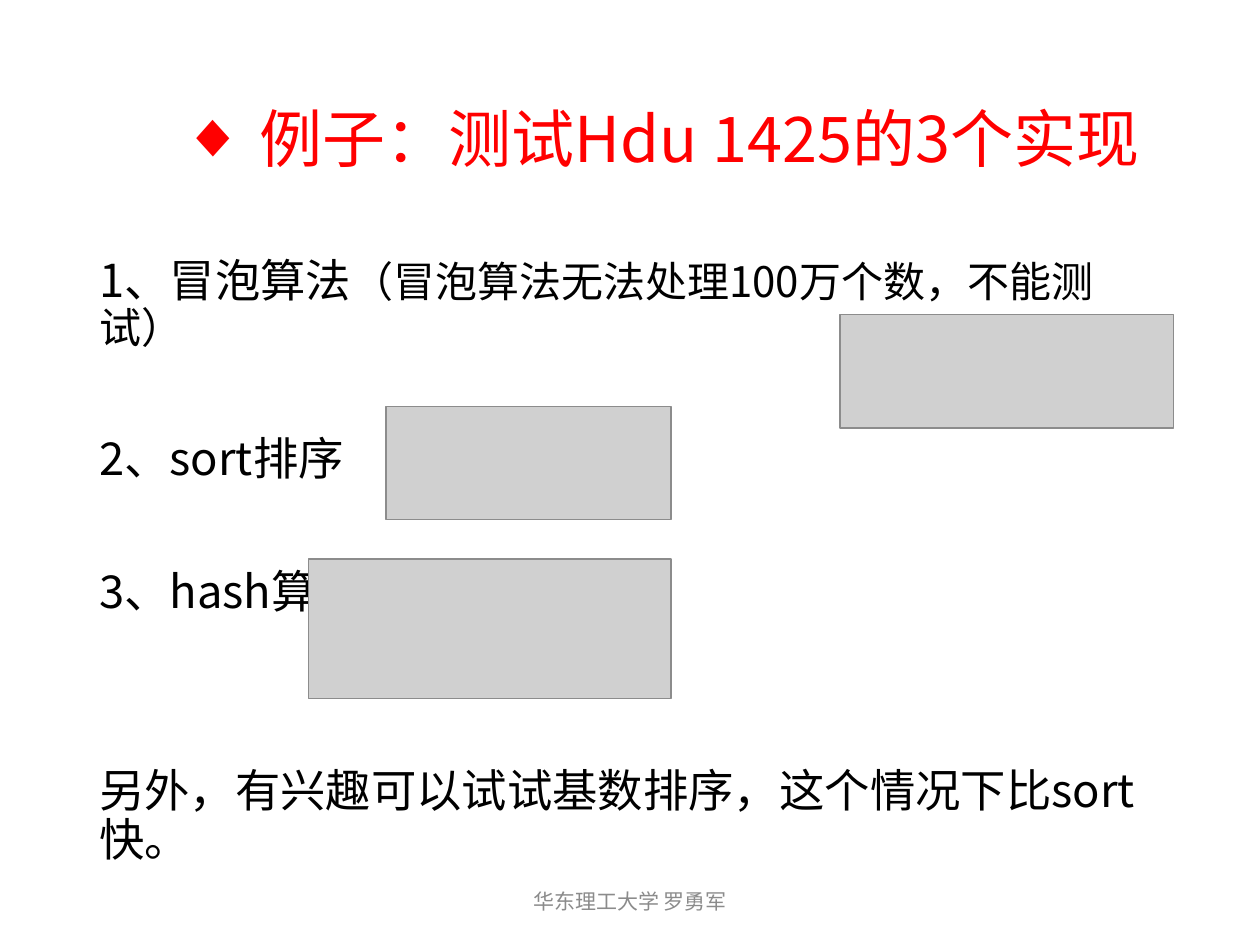
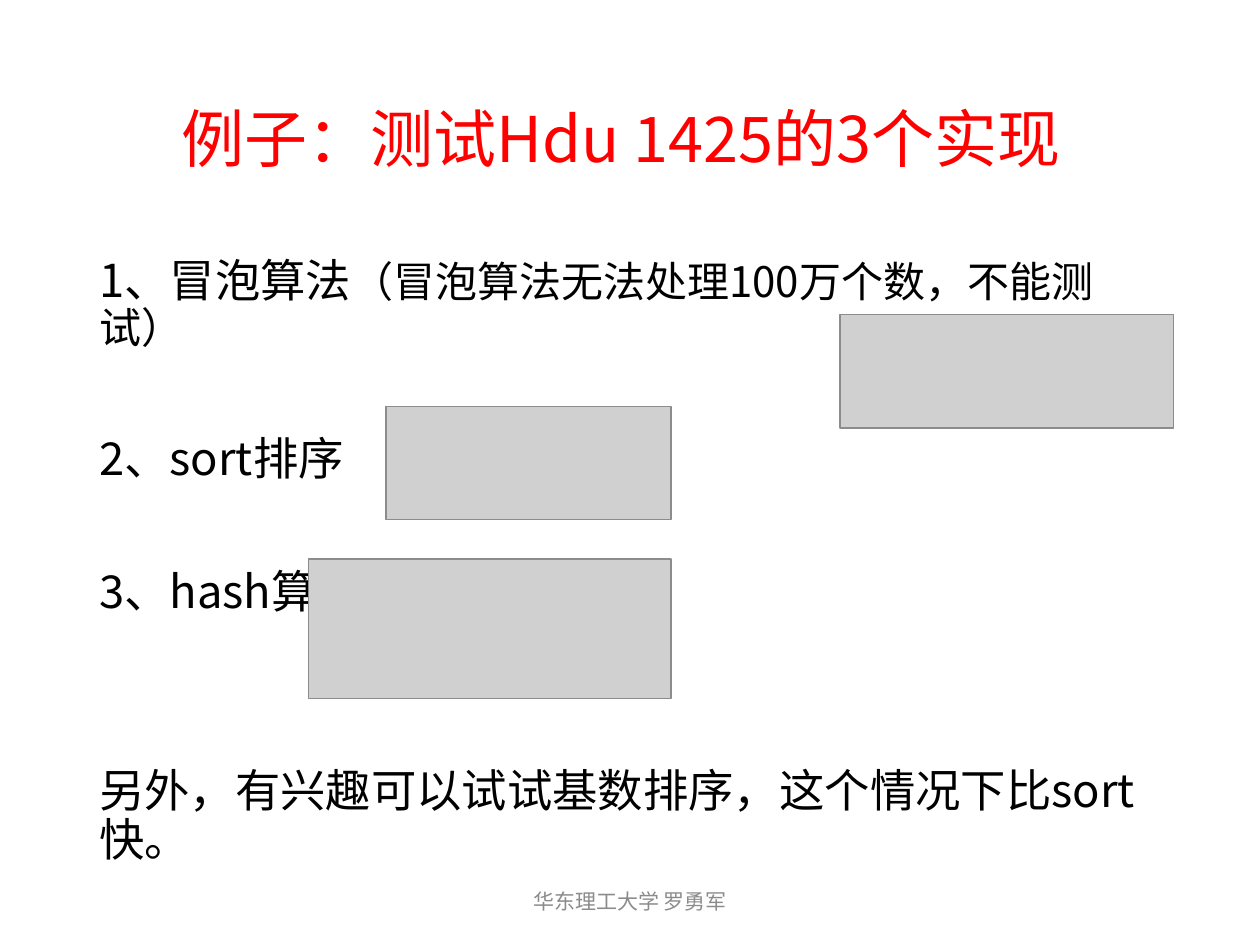
Before and after one commit to luoyongjun999/code, a slide deck: slide 12 of 初学者指南/2测试数据与对拍.pptx. Drawn at 1260x945 pixels with LibreOffice and Linux fonts; fonts in the diff are those of the drawing; grey boxes stand for pictures. Boxes give left, top, right and bottom in pixels: in the first picture for what was removed or moved away, otherwise in the second. Text is boxed around its words. In the diff, an @@ line names an element or a change of style, - is before the commit and + after.

```diff
--- a/初学者指南/2测试数据与对拍.pptx
+++ b/初学者指南/2测试数据与对拍.pptx
@@ title "例子：测试Hdu 1425的3个实现" at [181,108,1060,167]: bullet ◆ to none @@
```
Also in this commit, not shown: 4 other slides changed.
